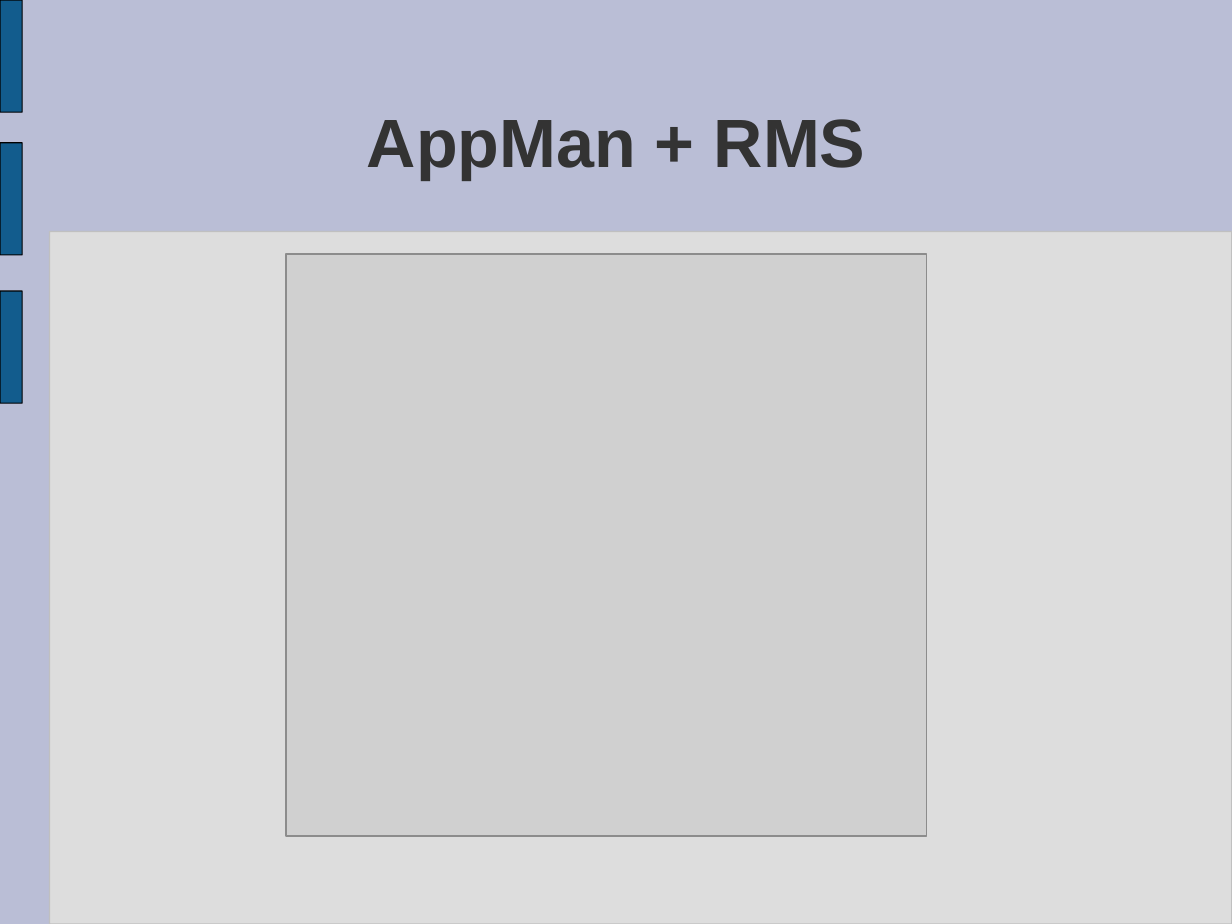
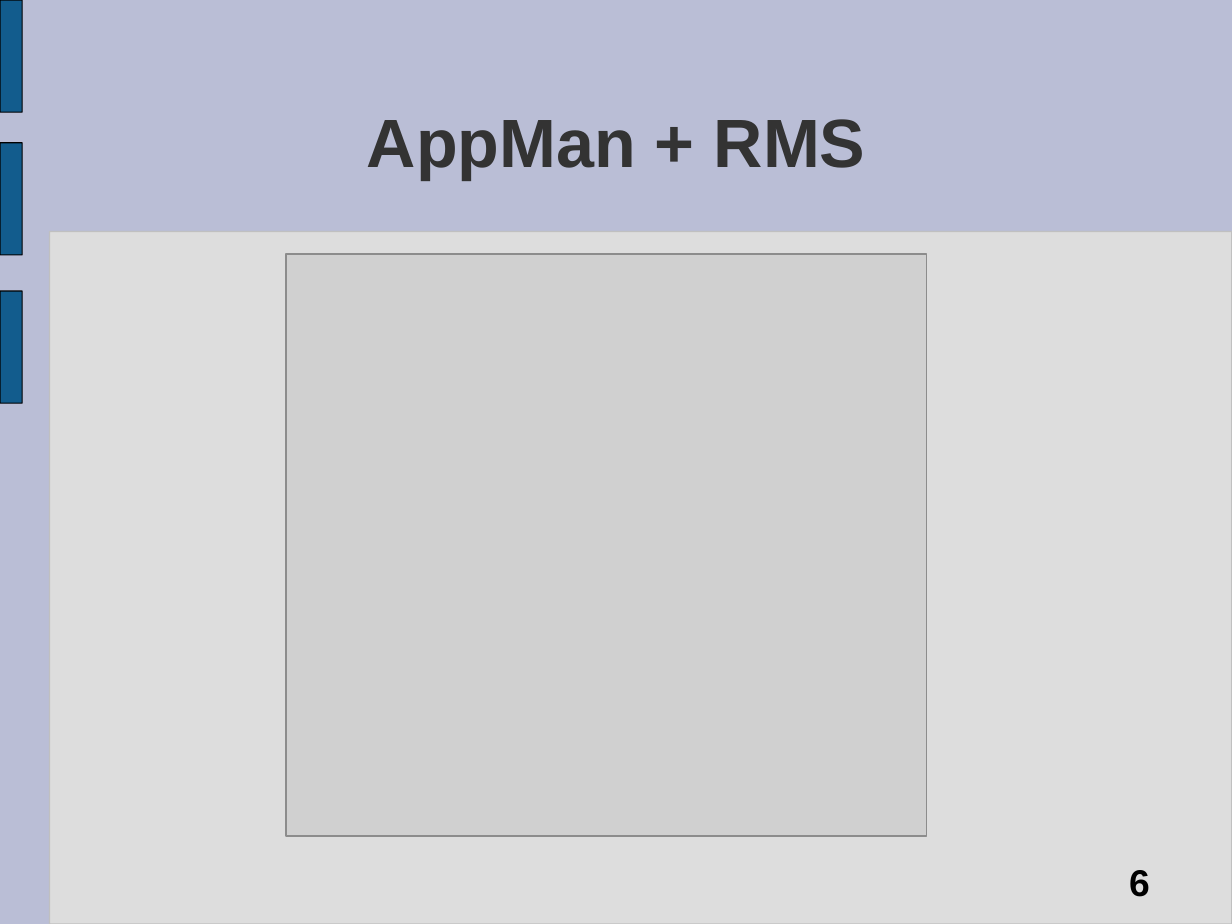
Before and after one commit to tonismar/tcc-tonismar, a slide deck: slide 6 of TCC/Monografia/SeminarioAndamento.ppt. Drawn at 1232x924 pixels with LibreOffice and Linux fonts; fonts in the diff are those of the drawing; grey boxes stand for pictures. Boxes give left, top, right and bottom in pixels: in the first picture for what was removed or moved away, otherwise in the second. Text is boxed around its words. In the diff, an @@ line names an element or a change of style, - is before the commit and + after.

```diff
--- a/TCC/Monografia/SeminarioAndamento.ppt
+++ b/TCC/Monografia/SeminarioAndamento.ppt
@@ page number added at (1129, 870, 1150, 897), 24 pt, text #000000, bold @@
+6
```
Also in this commit, not shown: 11 other slides changed.
